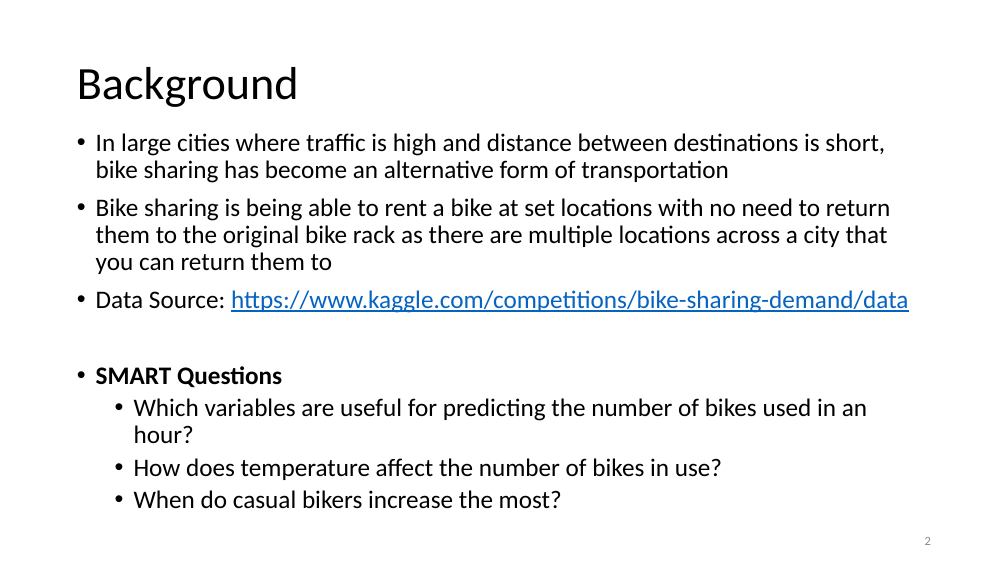
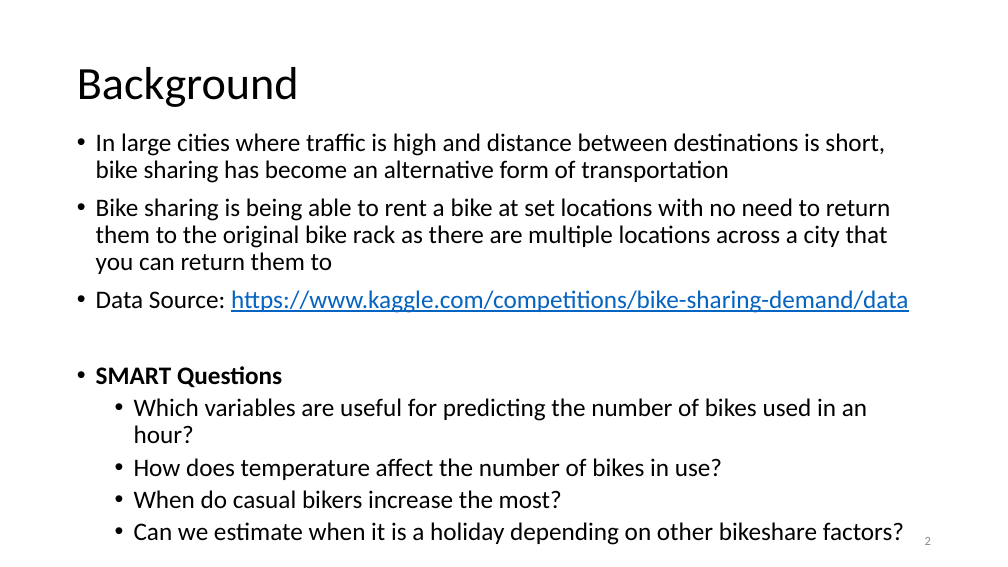
Before and after one commit to Modupeolawuraola/Group-Project-DAT-6101, a slide deck: slide 2 of Predicting Bike Sharing Demand in Cities - Final.pptx. Drawn at 1008x567 pixels with LibreOffice and Linux fonts; fonts in the diff are those of the drawing. Boxes give left, top, right and bottom in pixels: in the first picture for what was removed or moved away, otherwise in the second. Text is boxed around its words. In the diff, an @@ line names an element or a change of style, - is before the commit and + after.

```diff
--- a/Predicting Bike Sharing Demand in Cities - Final.pptx
+++ b/Predicting Bike Sharing Demand in Cities - Final.pptx
@@ text at [134,522,904,545]: paragraph added @@
+  • Can we estimate when it is a holiday depending on other bikeshare factors?
```
Also in this commit, not shown: 1 other slide changed, 1 slide added, 3 other files.
